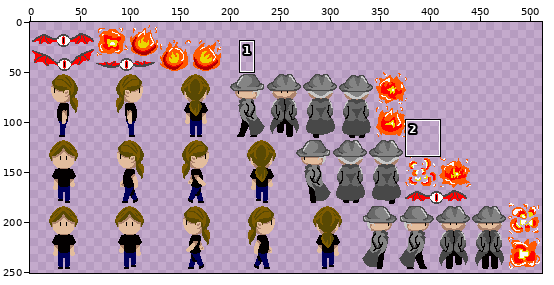
Two versions of one sprite sheet, core/assets/Sprite/SpriteSheets/spriteSheet.png. Above, an overview of the earlier version with the close-up marked.
Close-up. Before the commit:
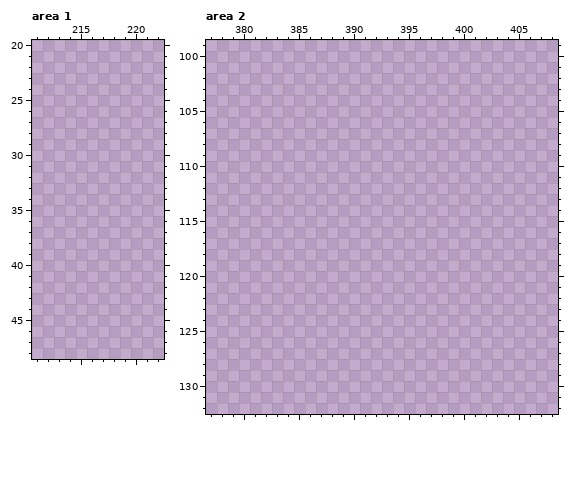
The file is 512x256 pixels. Colours within 5 levels of each other are drawn and written as one. Shown: area 1: x 211..222, y 20..48; area 2: x 377..408, y 99..132. The wide view leaves out empty margins. The commit also changed other parts of the picture, which this record leaves out.
After:
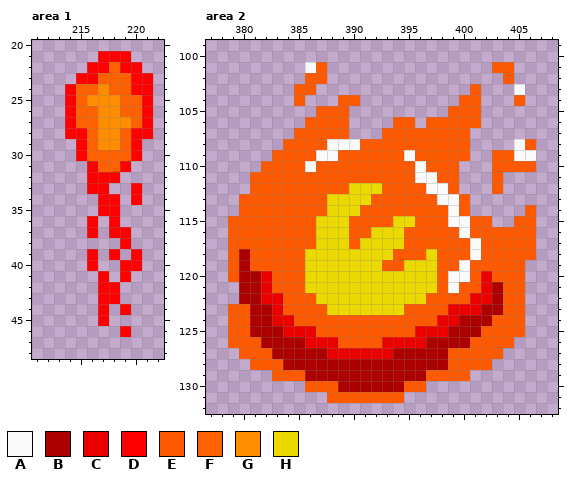
Palette (. is transparent): A #fafafa  B #ac0000  C #eb0000  D #ff0000  E #ff5900  F #ff6000  G #ff8d00  H #ebd900
Edits made:
Changed rows in their new state; - is an unchanged pixel.
Area 1:
first column x 214:
21 ---DDD--
22 --DDFDD-
23 -DDFFFDD
24 DFFGFFDD
25 DFGGGFFD
26 DFFGGFFD
27 DFFGGGFD
28 DDFGGFDD
29 -DFGGFD-
30 -DFFFFD-
31 --DFFD--
32 --DDD---
33 --DD--D-
34 ---DD-D-
35 ---DD---
36 --D-D---
37 --D-DD--
38 -----D--
39 --D-D-D-
40 --D--DD-
41 ---D-D--
42 ---DD---
43 ---DD---
44 ---D-D--
45 ---D----
46 -----D--
Area 2:
first column x 379:
101 -------AE---------------EE--
102 -------EE----------------E--
103 ------EE--------------E---A-
104 ------E---EE---------EE---E-
105 --------EEE---------EEE-----
106 -------EEEE----EE-EEEEE-----
107 ------EEEEE---EEEEEEEE------
108 -----EEEEAAAEEEEEEEEEE----AE
109 ----EEEEAAEEEEEEAEEEEE--EEAA
110 ---EEEEAEEEEEEEEEAEEE---EEEE
111 --EEEEEEEEEEEEEEEAAEE---E---
112 --EEEEEEEEEHHHEEEEAAE---E---
113 -EEEEEEEEHHHHEEEEEEAAE------
114 -EEEEEEEEHHHEEEEEEEEAE-----E
115 EEEEEEEEHHHEEEEHHEEEAAEE--EE
116 EEEEEEEEHHHEEHHHEEEEEAEEEEEE
117 EEEEEEEEHHHEHHHHEEEEEEAEEEEE
118 EBEEEEEHHHHHHHHEEEHEEEAEEEEE
119 EBEEEEEHHHHHHHEEHHHEEAEEEEE-
120 EBBCEEEHHHHHHHHHHHHEAAECEEE-
121 -BBCEEEHHHHHHHHHHHHEAEECBEE-
122 -BBCCEEEHHHHHHHHHHEEEECCBEE-
123 EEBBCEEEEHHHHHHHEEEECCCBBEE-
124 EEBBCCEEEEEEEEEEEEECCBBBEEE-
125 EEBBBCCCEEEEEEEEECCCBBBEEEE-
126 EEEBBBBCCCEEEECCCCBBBBEEEE--
127 -EEEBBBBBCCCCCCBBBBBEEEEE---
128 --EEEBBBBBBBBBBBBBBBEEEE----
129 ----EEEBBBBBBBBBBBEEEE------
130 -------EEEBBBBBBEE----------
131 ---------EEEEEEE------------
Changed places in both close-ups, as pixel boxes (x1, y1, x2, y2):
added: (65, 51, 153, 337)
added: (228, 62, 536, 403)
